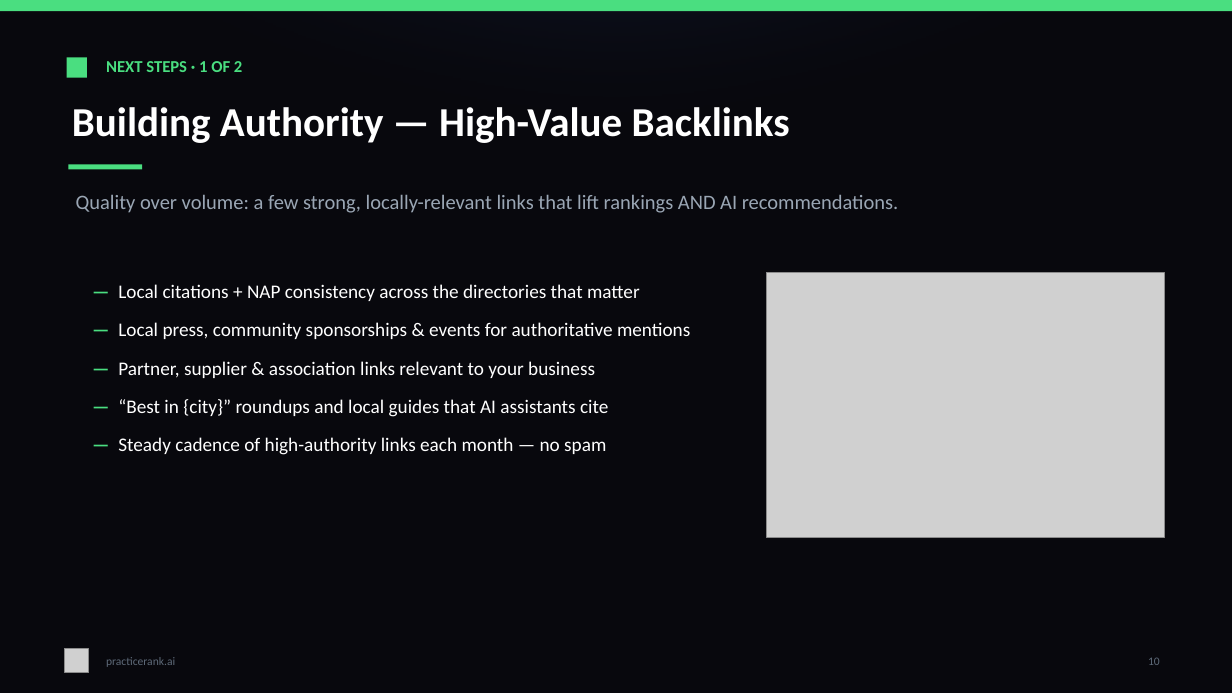
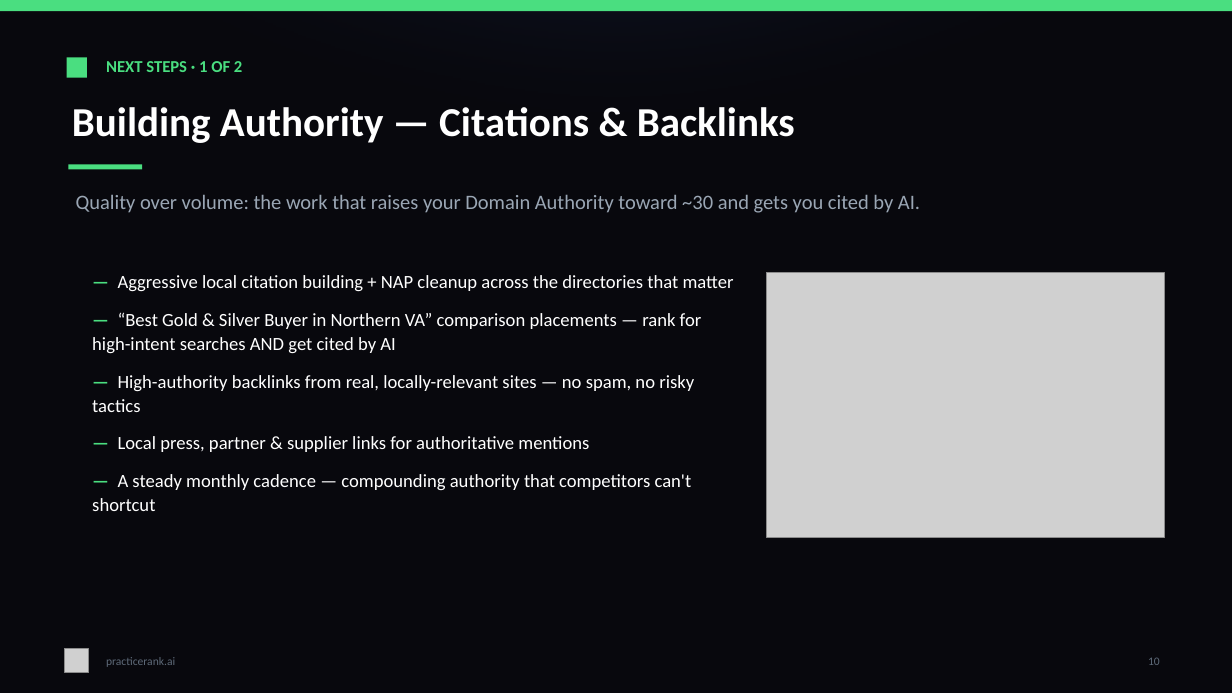
Before and after one commit to sathvik-vadlakunta/inCentivee, a slide deck: slide 10 of deliverables/PracticeRank-SEO-Strategy-Paradigm-Experts.pptx. Drawn at 1232x693 pixels with LibreOffice and Linux fonts; fonts in the diff are those of the drawing; grey boxes stand for pictures. Boxes give left, top, right and bottom in pixels: in the first picture for what was removed or moved away, otherwise in the second. Text is boxed around its words. In the diff, an @@ line names an element or a change of style, - is before the commit and + after.

Commit message:
deck: backlinks slide names the comparison/listicle placement explicitly (reinforces Dominate)
Retitled to 'Citations & Backlinks' and led with the FATJOE-style 'Best Gold &
Silver Buyer in Northern VA' comparison placement + aggressive citations +
high-authority backlinks — tying the authority slide directly to the Dominate
pitch and the DA-toward-30 goal.

```diff
--- a/deliverables/PracticeRank-SEO-Strategy-Paradigm-Experts.pptx
+++ b/deliverables/PracticeRank-SEO-Strategy-Paradigm-Experts.pptx
@@ text at (x1=72, y1=107, x2=795, y2=143): text changed @@
-Building Authority — High-Value Backlinks
+Building Authority — Citations & Backlinks
@@ text at (x1=76, y1=194, x2=920, y2=213): text changed @@
-Quality over volume: a few strong, locally-relevant links that lift rankings AND AI recommendations.
+Quality over volume: the work that raises your Domain Authority toward ~30 and gets you cited by AI.
@@ text at (x1=92, y1=275, x2=734, y2=511): text changed; size 15 to 14.5 pt @@
-— Local citations + NAP consistency across the directories that matter
-— Local press, community sponsorships & events for authoritative mentions
-— Partner, supplier & association links relevant to your business
-— “Best in {city}” roundups and local guides that AI assistants cite
-— Steady cadence of high-authority links each month — no spam
+— Aggressive local citation building + NAP cleanup across the directories that matter
+— “Best Gold & Silver Buyer in Northern VA” comparison placements — rank for high-intent searches AND get cited by AI
+— High-authority backlinks from real, locally-relevant sites — no spam, no risky tactics
+— Local press, partner & supplier links for authoritative mentions
+— A steady monthly cadence — compounding authority that competitors can't shortcut
```
Also in this commit, not shown: 1 other file.
